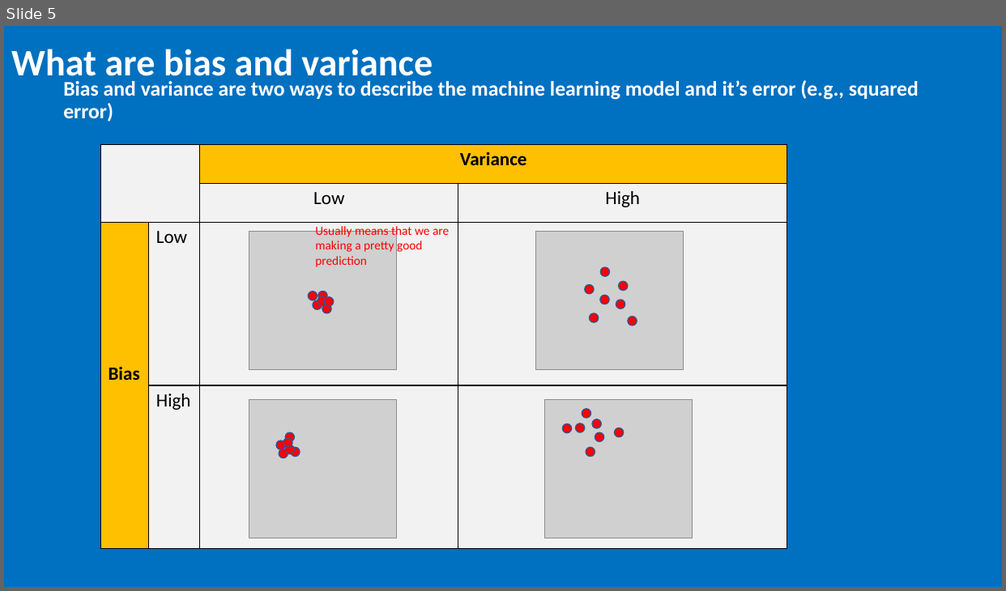
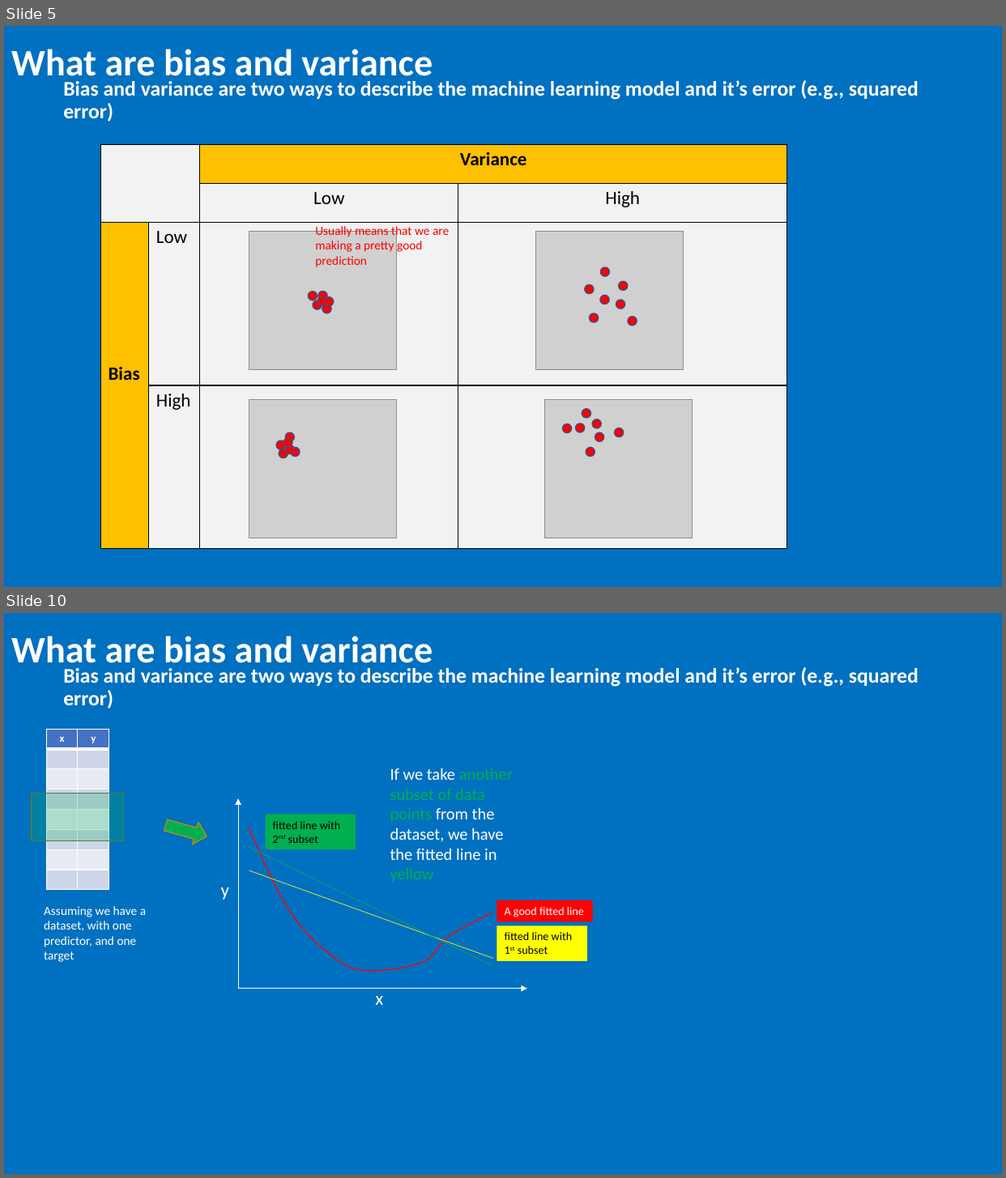
Before and after one commit to jzanetti/Sijin_ML, a slide deck: docs/source/evaluation/slides/bias_and_variance.pptx. Shown one above the other, each under a label of ours: slide 5 before the commit, slides 5 and 10 after it; the slides between them are not shown. The pictures are 1006x591 and 1006x1178 pixels, drawn with LibreOffice and Linux fonts; fonts in the diff are those of the drawing; grey boxes stand for pictures. Boxes give left, top, right and bottom in pixels: in the first picture for what was removed or moved away, otherwise in the second. Text is boxed around its words. In the diff, an @@ line names an element or a change of style, - is before the commit and + after.

```diff
--- a/docs/source/evaluation/slides/bias_and_variance.pptx
+++ b/docs/source/evaluation/slides/bias_and_variance.pptx
@@ slide 10 added at [4, 613, 1002, 1174], background #0070C0 @@
@@ title added at [11, 636, 432, 672], 36 pt, text #FFFFFF, bold @@
+What are bias and variance
@@ text added at [63, 667, 918, 709], 20 pt, text #FFFFFF, bold @@
+Bias and variance are two ways to describe the machine learning model and it’s error (e.g., squared error)
@@ table added at [47, 729, 109, 888], 8 rows, 2 columns @@
+x | y
+ | 
+ | 
+ | 
+ | 
+ | 
+ | 
+ | 
@@ text added at [390, 768, 513, 882], 16 pt, text #FFFFFF @@
+If we take another subset of data points from the dataset, we have the fitted line in yellow
@@ rectangle added at [32, 794, 124, 841], fill #00B050 at 25% opacity, outline #538035 1 pt @@
@@ arrow added from (238, 989) to (238, 798), #FFFFFF 0.5 pt @@
@@ right arrow added at [163, 815, 210, 848], fill #00B050, outline #BD8E00 1 pt @@
@@ freeform shape added at [249, 827, 493, 971], outline #FF0000 1 pt @@
@@ rectangle added at [266, 815, 356, 850], fill #00B050, 11 pt, text #000000 @@
+fitted line with 2nd subset
@@ line added from (247, 846) to (492, 965), #00B050 0.5 pt @@
@@ line added from (249, 871) to (493, 959), #FFFF00 0.5 pt @@
@@ text added at [221, 888, 229, 900], 18 pt, text #FFFFFF @@
+y
@@ rectangle added at [497, 901, 593, 922], fill #FF0000, 11 pt, text #FFFFFF @@
+A good fitted line
@@ text added at [44, 906, 146, 962], 12 pt, text #FFFFFF @@
+Assuming we have a dataset, with one predictor, and one target
@@ rectangle added at [497, 926, 588, 961], fill #FFFF00, 11 pt, text #000000 @@
+fitted line with 1st subset
@@ arrow added from (238, 989) to (527, 989), #FFFFFF 0.5 pt @@
@@ text added at [375, 996, 383, 1005], 18 pt, text #FFFFFF @@
+x
```
Also in this commit, not shown: 1 slide changed, 23 other slides added.
